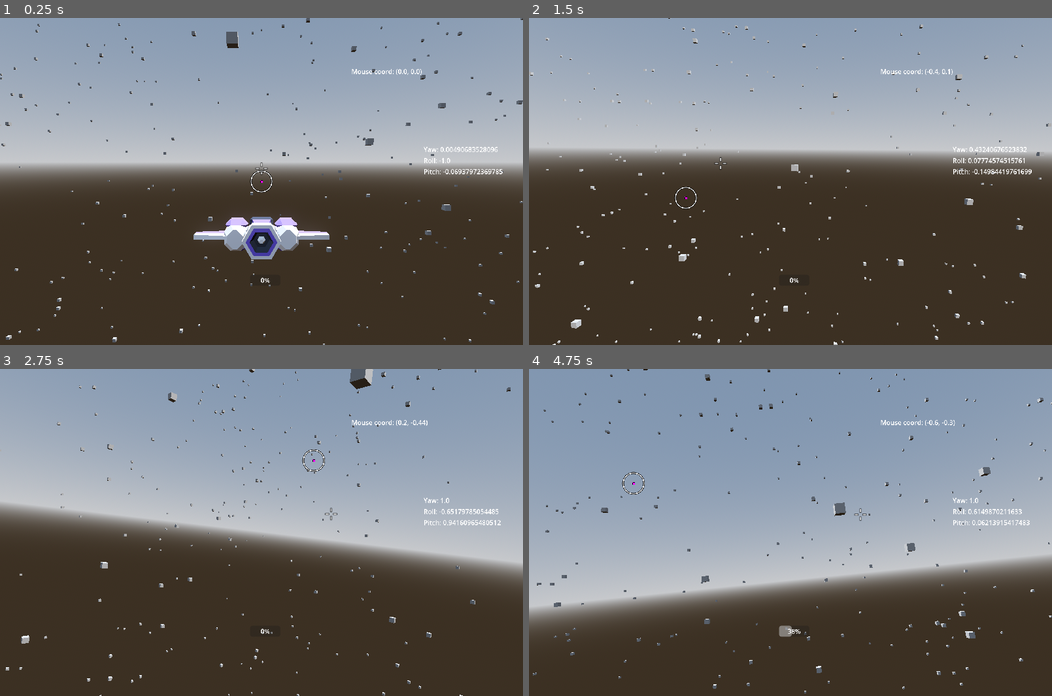
Above: before the commit, frames 1-4 (two rows, left to right).
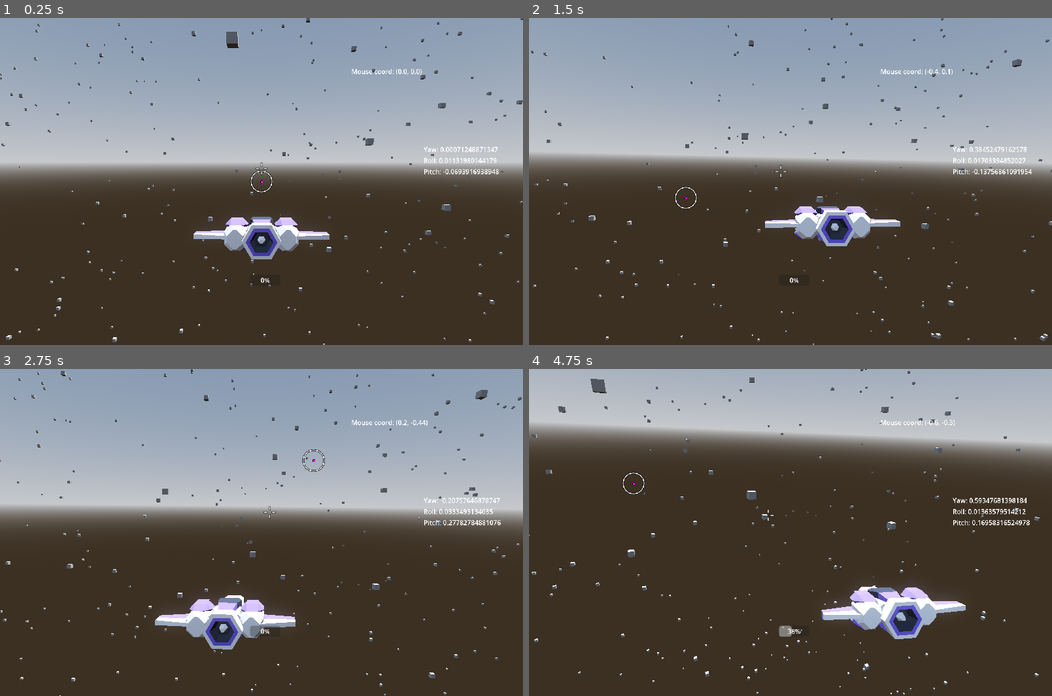
Above: after the commit, the same moments.

Repository: cgorto/space-ships
Game: Godot game, scene res://scenes/test_scene.tscn
Same seed, same stepped clock (60 frames per second), same inputs: the game is played once before the commit and once after it.
Inputs (mouse positions are in pixels of both pictures, inside the frame that each line leads up to):
- Up to frame 1 (0.25 s): no input
- Up to frame 2 (1.5 s): move the mouse to (905, 165) at 0.52 s; hold D (move_right) 0.53-1.28 s; move the mouse to (685, 197) at 1.27 s; hold S (move_backward) from 1.28 s (still down)
- Up to frame 3 (2.75 s): move the mouse to (313, 460) at 2.02 s; release S (move_backward) at 2.03 s; hold D (move_right) from 2.03 s (still down)
- Up to frame 4 (4.75 s): move the mouse to (764, 597) at 2.77 s; release D (move_right) at 2.78 s; hold W (move_forward) 2.78-3.53 s; move the mouse to (947, 581) at 3.52 s; hold A (move_left) from 3.53 s (still down); move the mouse to (633, 483) at 4.27 s

The runs differ from the first frame. In frame 1, 0.2% of the frame differs, in the area x 2-97%, y 5-96%; in frame 2, 9.4%; in frame 3, 18%; in frame 4, 73%, in the area x 0-100%, y 0-100%.

Commit message:
Update PID and clean up

Diff:
--- a/scenes/game_object/ship/ship.gd
+++ b/scenes/game_object/ship/ship.gd
@@ -5,7 +5,7 @@
 
 var velocity: Vector3
 
-func _process(delta: float) -> void:
+func _process(_delta: float) -> void:
 	ship_physics.set_physics_input(
 		Vector3(
 			ship_input.strafe,
--- a/scenes/game_object/ship/ship_input.gd
+++ b/scenes/game_object/ship/ship_input.gd
@@ -14,7 +14,7 @@
 
 var pitch_pid: PID = PID.new(1.5, 1, 0.5)
 var yaw_pid: PID = PID.new(1.5, 1, 0.5)
-var roll_pid: PID = PID.new(2, 2, 1)
+var roll_pid: PID = PID.new(0.3, 1.0, 1.0)
 
 @export var throttle_speed: float = 0.5
 
@@ -77,6 +77,7 @@
 		target = 1
 	elif Input.is_action_pressed("move_backward"):
 		target = 0
+
 	throttle = move_toward(throttle, target, throttle_speed * delta)
 	throt.value = throttle
 
--- a/scenes/game_object/ship/ship_physics.gd
+++ b/scenes/game_object/ship/ship_physics.gd
@@ -13,9 +13,9 @@
 
 @export var rigid_body: RigidBody3D
 
-func _physics_process(delta: float) -> void:
+func _physics_process(_delta: float) -> void:
 	if rigid_body != null:
-		rigid_body.apply_force(rigid_body.transform.basis * (applied_linear_force * force_multiplier))
+		rigid_body.apply_central_force(rigid_body.transform.basis * (applied_linear_force * force_multiplier))
 		rigid_body.apply_torque(rigid_body.transform.basis * (applied_angular_force * force_multiplier))
 
 func set_physics_input(linear_input: Vector3, angular_input: Vector3) -> void:
--- a/scenes/game_object/ship_camera/camera_rig.gd
+++ b/scenes/game_object/ship_camera/camera_rig.gd
@@ -50,19 +50,7 @@
 
 	var lookahead_pos: Vector3 = ship.global_position-(ship.global_transform.basis.z * 100)
 	$LookAheadRig/MainCamera/Camera3D/RayCast3D.target_position = camera.to_local(lookahead_pos)
-	#var camera_rotation: Quaternion = Util.qt_look_at(lookahead_pos - camera.global_position, look_ahead_rig.global_transform.basis.y)
-	var camera_rotation: Quaternion = Util.qt_look_at(camera.to_local(lookahead_pos), look_ahead_rig.global_transform.basis.y)
-	#double localizing it???
-
-
 	camera.look_at(lookahead_pos, look_ahead_rig.global_transform.basis.y)
-	#camera.global_transform.basis = Basis(camera_rotation)
-
-
-
-
-
-#.look_at source:
 
 #void Node3D::look_at(const Vector3 &p_target, const Vector3 &p_up, bool p_use_model_front) {
 	#ERR_THREAD_GUARD;
--- a/scenes/game_object/ship_camera/crosshair.gd
+++ b/scenes/game_object/ship_camera/crosshair.gd
@@ -1,4 +1,4 @@
 extends Sprite2D
 
-func _process(delta: float) -> void:
+func _process(_delta: float) -> void:
 	position = get_viewport().get_mouse_position()
--- a/scenes/test_scene.gd
+++ b/scenes/test_scene.gd
@@ -11,7 +11,7 @@
 		new_box.position = Vector3(box_scale *randf() -box_scale*0.5, box_scale *randf() -box_scale*0.5, box_scale *randf() -box_scale*0.5)
 		add_child(new_box)
 
-func _physics_process(delta: float) -> void:
+func _physics_process(_delta: float) -> void:
 	debug_cam.position = $Ship.position
 	debug_cam.quaternion = Util.qt_look_at($Ship.transform.basis.x, transform.basis.y)
 
